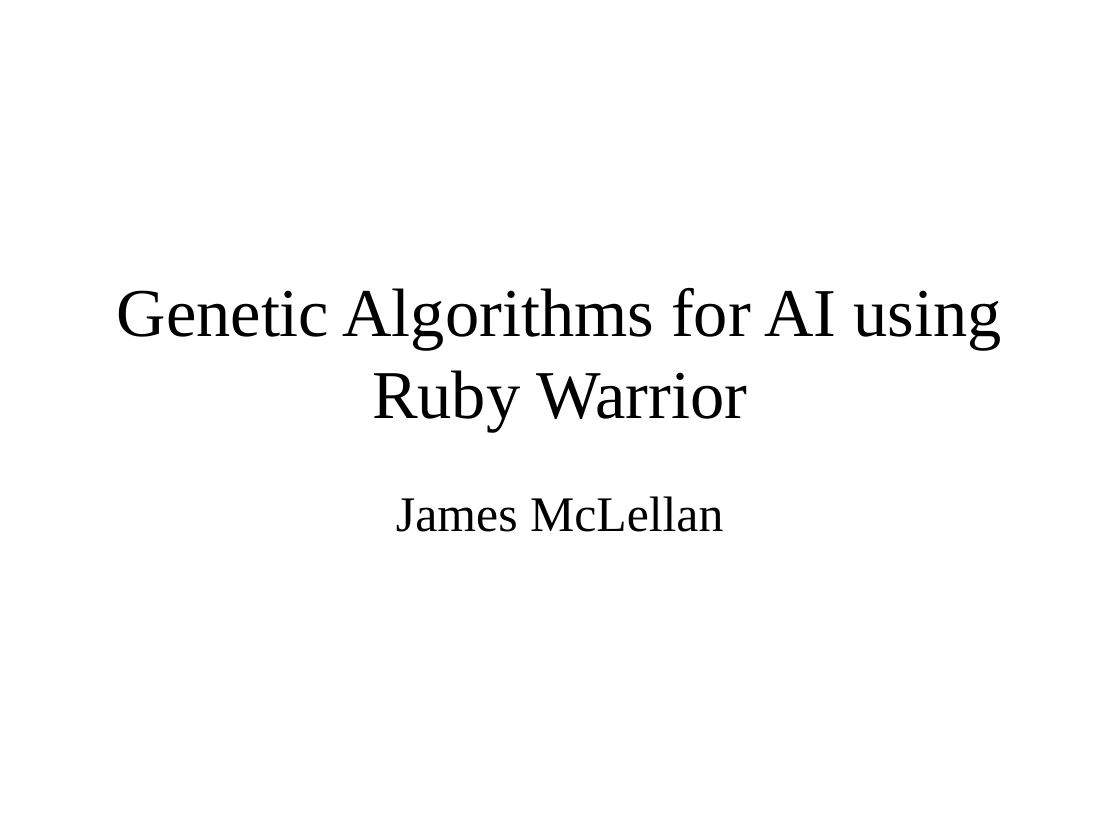
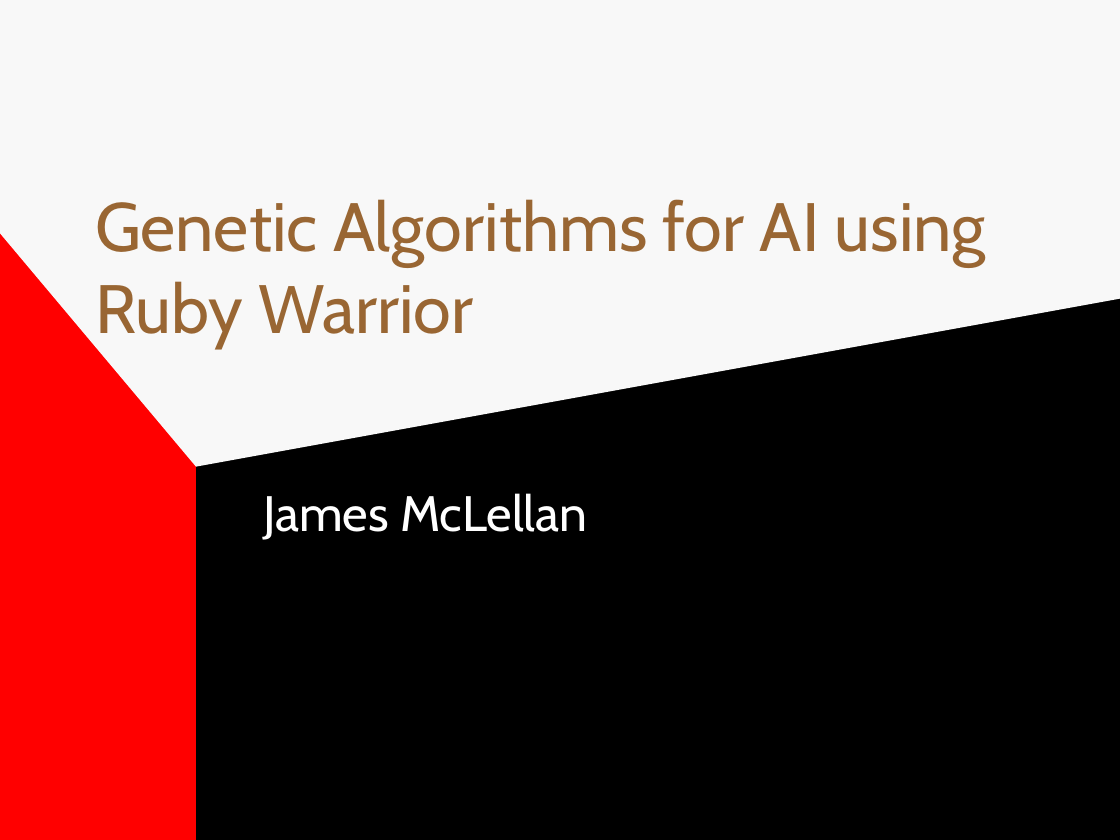
Before and after one commit to jkbishop8/GeneticAlgorithmsForAI, a slide deck: slide 1 of genetic_algorithms_and_rubywarrior_presentation.ppt. Drawn at 1120x840 pixels with LibreOffice and Linux fonts; fonts in the diff are those of the drawing. Boxes give left, top, right and bottom in pixels: in the first picture for what was removed or moved away, otherwise in the second. Text is boxed around its words. In the diff, an @@ line names an element or a change of style, - is before the commit and + after.

```diff
--- a/genetic_algorithms_and_rubywarrior_presentation.ppt
+++ b/genetic_algorithms_and_rubywarrior_presentation.ppt
@@ background #FFFFFF to #808080 @@
@@ rectangle added at box(0, 0, 196, 840), fill #FF0000 @@
@@ freeform shape added at box(0, 0, 1120, 467), fill #F8F8F8 @@
@@ rectangle added at box(196, 0, 1120, 840), fill #000000 @@
@@ title "Genetic Algorithms for AI using ...": place and size @@
-title "Genetic Algorithms for AI using ..." at box(117, 288, 1002, 431)
+title "Genetic Algorithms for AI using ..." at box(95, 199, 986, 349)
@@ title "Genetic Algorithms for AI using ..." at box(95, 199, 986, 349): font Times New Roman to Cabin, text colour #000000 to #996633; alignment centre to left; vertical alignment middle to top @@
@@ subtitle "James McLellan": place and size @@
-subtitle "James McLellan" at box(396, 496, 723, 532)
+subtitle "James McLellan" at box(263, 493, 587, 540)
@@ subtitle "James McLellan" at box(263, 493, 587, 540): font Times New Roman to Cabin, text colour #000000 to #FFFFFF; alignment centre to left @@
```
Also in this commit, not shown: 22 other slides changed, 27 slides added, 1 slide removed.
